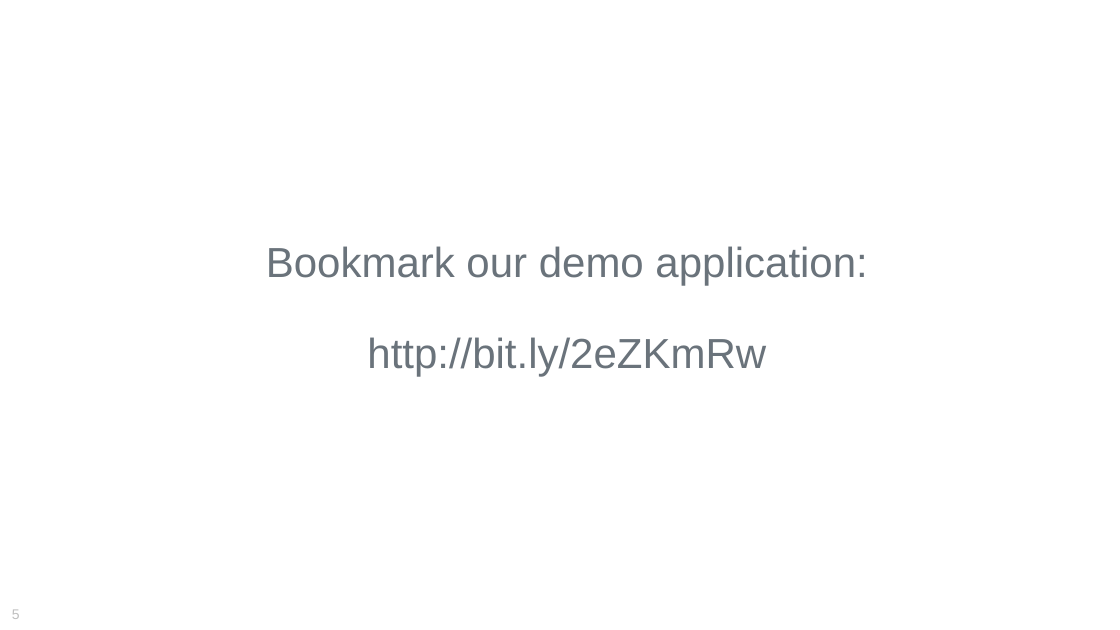
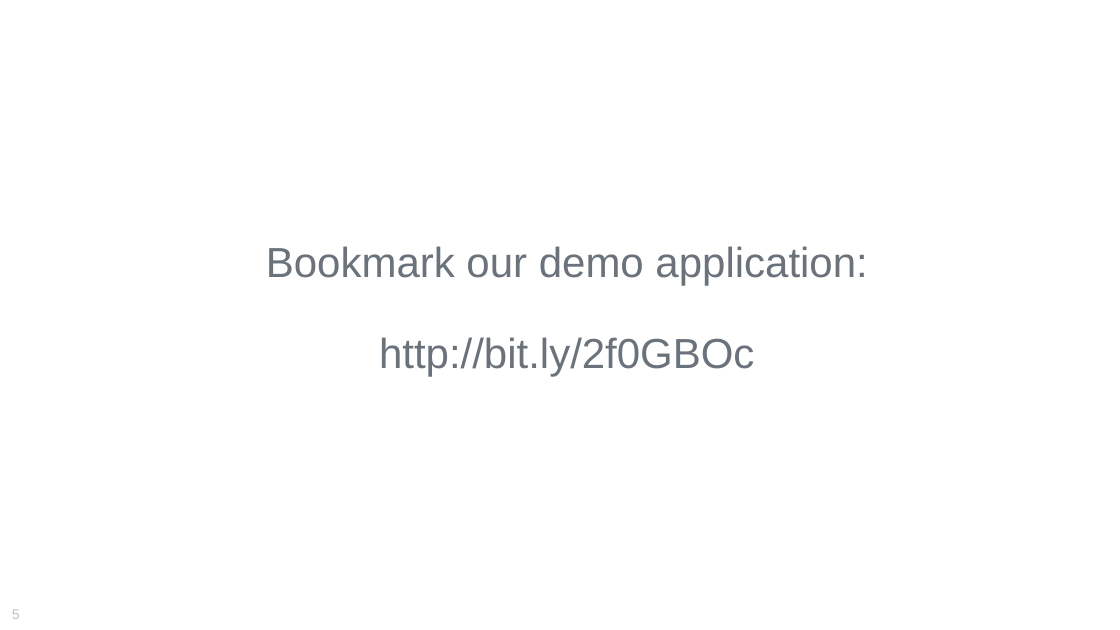
Before and after one commit to cerner/code-learning-lab, a slide deck: slide 6 of hands-on-with-smart-authorization-lab.pptx. Drawn at 1120x630 pixels with LibreOffice and Linux fonts; fonts in the diff are those of the drawing. Boxes give left, top, right and bottom in pixels: in the first picture for what was removed or moved away, otherwise in the second. Text is boxed around its words. In the diff, an @@ line names an element or a change of style, - is before the commit and + after.

```diff
--- a/hands-on-with-smart-authorization-lab.pptx
+++ b/hands-on-with-smart-authorization-lab.pptx
@@ title at <box>266,246,867,376</box>: text changed @@
-Bookmark our demo application:
-http://bit.ly/2eZKmRw
+Bookmark our demo application:
+http://bit.ly/2f0GBOc
```
Also in this commit, not shown: 1 other slide changed, 1 other file.
